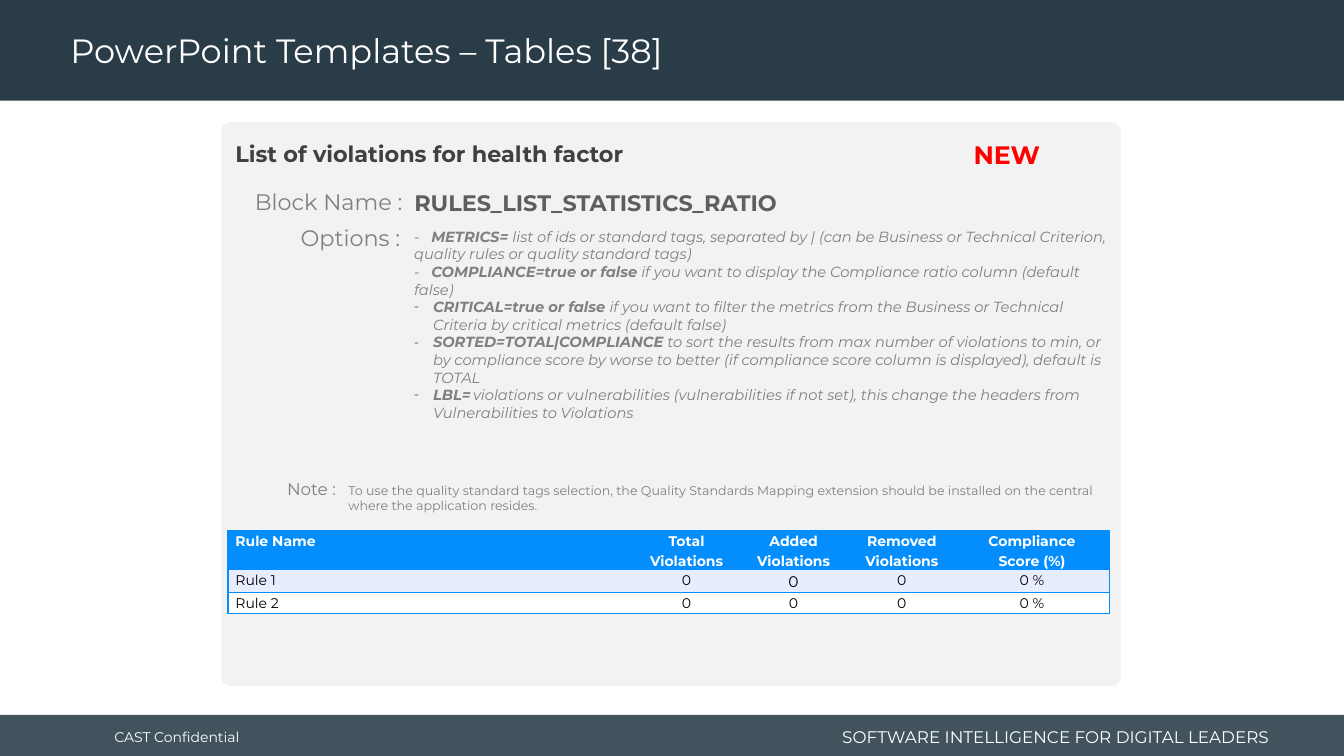
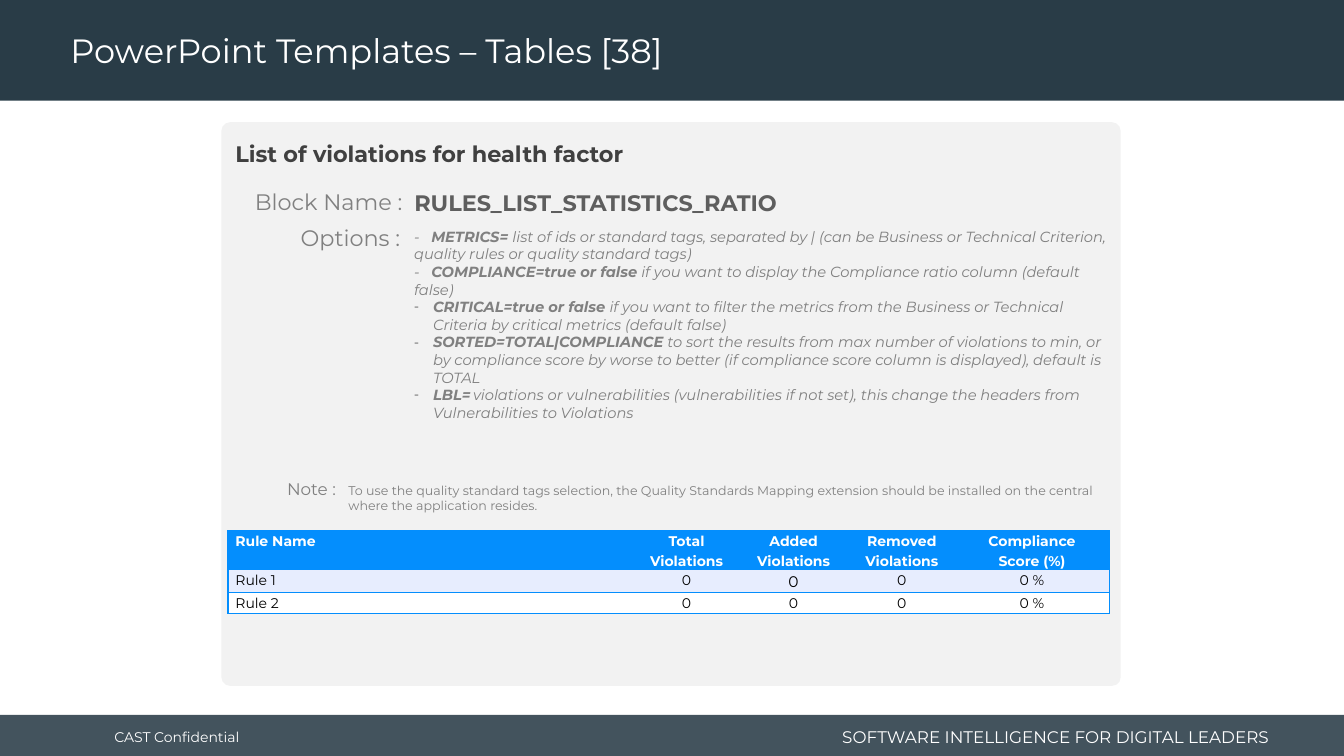
Before and after one commit to CAST-projects/ReportGenerator, a slide deck: slide 70 of CastReporting.Reporting/TemplatesFiles/1- Powerpoint-components-library.pptx. Drawn at 1344x756 pixels with LibreOffice and Linux fonts; fonts in the diff are those of the drawing; background and template pictures are left out. Boxes give left, top, right and bottom in pixels: in the first picture for what was removed or moved away, otherwise in the second. Text is boxed around its words. In the diff, an @@ line names an element or a change of style, - is before the commit and + after.

Commit message:
REPORTGEN-79 : update templates and fix issue when no data

```diff
--- a/CastReporting.Reporting/TemplatesFiles/1- Powerpoint-components-library.pptx
+++ b/CastReporting.Reporting/TemplatesFiles/1- Powerpoint-components-library.pptx
@@ text removed at (974, 146, 1040, 164) @@
-NEW
```
Also in this commit, not shown: 4 other slides changed, 1 slide added, 4 other files.
